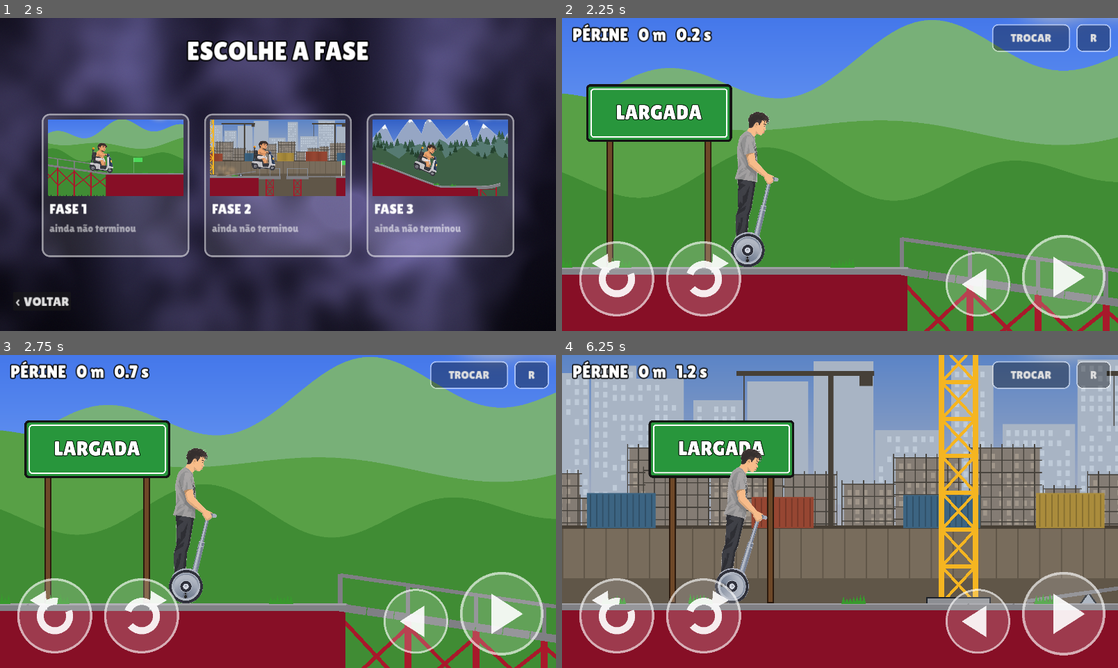
Above: before the commit, frames 1-4 (two rows, left to right).
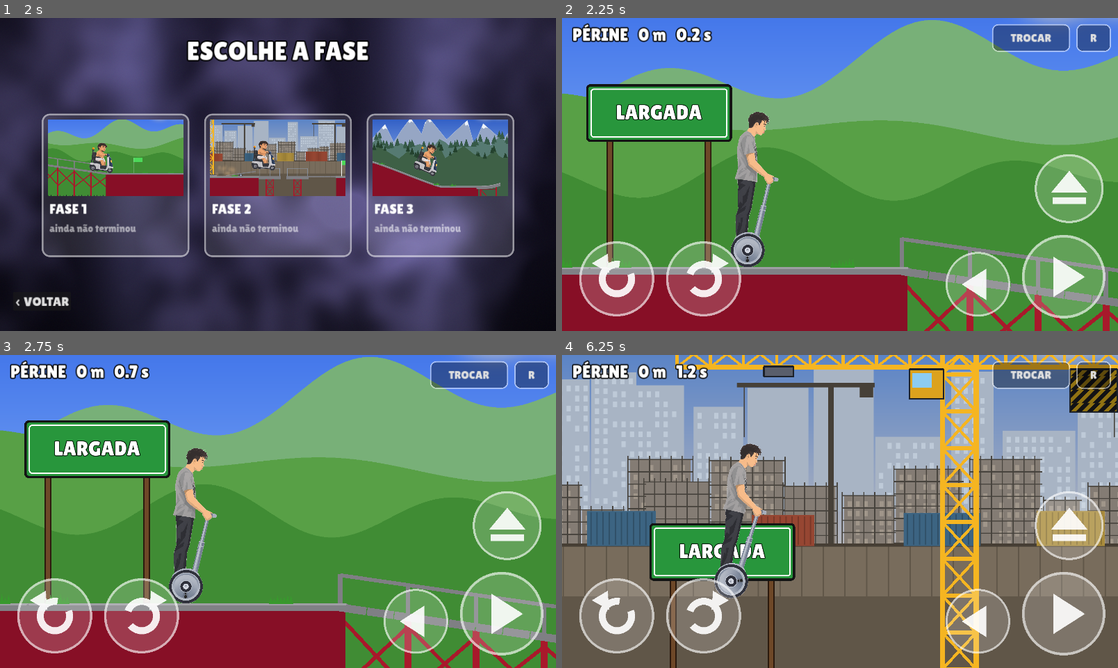
Above: after the commit, the same moments.

Repository: site-oficial-br-y/variant.agencia
Game: Godot game, scene res://levels/Abertura.tscn
The game is run twice, just before and just after one commit, with the same random seed, the same clock (stepped at 60 frames per second) and the same inputs.
Inputs (mouse positions are in pixels of both pictures, inside the frame that each line leads up to):
- Up to frame 1 (2 s): tap Enter at 0.5 s; move the mouse to (400, 158) at 0.52 s; hold D 0.53-1.25 s; hold Shift (especial, bound only after the commit) 0.53-1.25 s; tap Space (eject) at 0.6 s; click (400, 158) at 0.67 s; click (511, 290) at 1.25 s
- Up to frame 2 (2.25 s): click "FASE 1" at 2 s
- Up to frame 3 (2.75 s): no input
- Up to frame 4 (6.25 s): click "R" at 2.75 s; click "TROCAR" at 3.5 s; click (1073, 627) at 4.25 s; click "FASE 2" at 5 s; move the mouse to (728, 527) at 5.77 s; hold Left (brake) from 5.78 s (still down); tap Shift (especial, bound only after the commit) at 5.85 s; tap X at 6.05 s

Frame 1 is identical in both runs. In frame 2, 2.2% of the frame differs, in the area x 85-98%, y 43-66%; in frame 3, 2.2%; in frame 4, 49%, in the area x 0-100%, y 0-100%.

Commit message:
Bicho Ehn: Perine pula com o segway; turbo com jato de fogo na cadeira e no scooter
- Botao especial no HUD (Shift/X no teclado)
- Segway: pulo de 1500 px/s pra cima, so com a roda no chao
- Cadeira e scooter: bocal na traseira, jato de fogo em particulas, empurrao extra
- Sons sintetizados novos: pulo e turbo
- Autoteste mede altura do pulo e velocidade do turbo

Co-Authored-By: Claude Opus 5.5 <noreply@anthropic.com>
Claude-Session: https://claude.ai/code/session_014hX2KsBke7Sq6MsZDXhCCQ

Diff:
--- a/jogo-godot/actors/Player.gd
+++ b/jogo-godot/actors/Player.gd
@@ -37,6 +37,11 @@
 var v_roda_ant := Vector2.ZERO
 var montado := true
 var massa_total := 1.0
+var fogo: CPUParticles2D                 # jato do turbo (cadeira e scooter)
+var _espera_pulo := 0.0
+var _som_turbo := 0.0
+const PULO := 1500.0                     # Δv pra cima do pulo do segway (px/s de jogo)
+const TURBO := 2600.0                    # aceleração extra do turbo (px/s² de jogo)
 var morto := false
 var sangue: Sangue
 var _mat: PhysicsMaterial
@@ -181,6 +186,8 @@
 		s.position = centro_peca(k) - origem
 		chassi.add_child(s)
 
+	if not ch["auto_equilibrio"]:
+		_montar_turbo(ch)
 	boneco = Node2D.new()
 	chassi.add_child(boneco)
 	var sensor := Area2D.new()
@@ -197,6 +204,96 @@
 	sensor.body_entered.connect(_on_corpo_bateu)
 	montado = true
 
+## bocal de jato na traseira + partículas de fogo que só saem com o turbo ligado
+func _montar_turbo(ch: Dictionary) -> void:
+	var xs: Array = []
+	var ys: Array = []
+	for p in ch["poly"]:
+		xs.append(float(p[0]))
+		ys.append(float(p[1]))
+	var traseira := Vector2(xs.min() - 30.0, lerpf(ys.min(), ys.max(), 0.62)) - origem
+	var bocal := Node2D.new()
+	bocal.position = traseira
+	bocal.scale = Vector2.ONE * 1.35
+	bocal.z_index = 12
+	chassi.add_child(bocal)
+	var corpo := Polygon2D.new()
+	corpo.polygon = PackedVector2Array([Vector2(110, -46), Vector2(-40, -62), Vector2(-40, 62), Vector2(110, 46)])
+	corpo.color = Color(0.42, 0.44, 0.48)
+	bocal.add_child(corpo)
+	var aro := Polygon2D.new()
+	aro.polygon = PackedVector2Array([Vector2(-40, -62), Vector2(-62, -70), Vector2(-62, 70), Vector2(-40, 62)])
+	aro.color = Color(0.2, 0.2, 0.23)
+	bocal.add_child(aro)
+	var faixa := Polygon2D.new()
+	faixa.polygon = PackedVector2Array([Vector2(30, -52), Vector2(55, -50), Vector2(55, 50), Vector2(30, 52)])
+	faixa.color = Color(0.85, 0.2, 0.15)
+	bocal.add_child(faixa)
+	var g := Gradient.new()
+	g.set_color(0, Color(1, 1, 1, 1))
+	g.set_color(1, Color(1, 1, 1, 0))
+	var bolha := GradientTexture2D.new()
+	bolha.gradient = g
+	bolha.fill = GradientTexture2D.FILL_RADIAL
+	bolha.fill_from = Vector2(0.5, 0.5)
+	bolha.fill_to = Vector2(1.0, 0.5)
+	bolha.width = 64
+	bolha.height = 64
+	fogo = CPUParticles2D.new()
+	fogo.texture = bolha
+	fogo.position = Vector2(-66, 0)
+	fogo.amount = 220
+	fogo.lifetime = 0.4
+	fogo.local_coords = false
+	fogo.direction = Vector2.LEFT
+	fogo.spread = 9.0
+	fogo.gravity = Vector2(0, -300)
+	fogo.initial_velocity_min = 1500.0
+	fogo.initial_velocity_max = 2300.0
+	fogo.scale_amount_min = 2.4
+	fogo.scale_amount_max = 4.4
+	var rampa := Gradient.new()
+	rampa.offsets = PackedFloat32Array([0.0, 0.18, 0.45, 0.75, 1.0])
+	rampa.colors = PackedColorArray([Color(1, 1, 0.85, 1), Color(1, 0.85, 0.2, 1), Color(1, 0.4, 0.05, 0.95),
+		Color(0.55, 0.12, 0.05, 0.6), Color(0.25, 0.25, 0.25, 0.0)])
+	fogo.color_ramp = rampa
+	var tam := Curve.new()
+	tam.add_point(Vector2(0, 0.6))
+	tam.add_point(Vector2(0.3, 1.0))
+	tam.add_point(Vector2(1, 1.6))
+	fogo.scale_amount_curve = tam
+	fogo.emitting = false
+	fogo.z_index = 11
+	bocal.add_child(fogo)
+
+func _no_chao() -> bool:
+	var r: float = (roda_motriz.get_child(0).shape as CircleShape2D).radius
+	var q := PhysicsRayQueryParameters2D.create(roda_motriz.global_position, roda_motriz.global_position + Vector2(0, r + 70.0), 0b0001)
+	return not get_world_2d().direct_space_state.intersect_ray(q).is_empty()
+
+## botão especial: Périne pula com o segway; Gabriel e Gian ligam o turbo
+func _especial(ch: Dictionary, delta: float) -> void:
+	_espera_pulo -= delta
+	if ch["auto_equilibrio"]:
+		if Input.is_action_just_pressed("especial") and _espera_pulo <= 0.0 and _no_chao():
+			_espera_pulo = 0.5
+			for rb in [chassi] + rodas:
+				(rb as RigidBody2D).apply_central_impulse(Vector2(0, -PULO) * (rb as RigidBody2D).mass)
+			Audio.tocar("pulo")
+		return
+	var ligado := Input.is_action_pressed("especial")
+	if fogo:
+		fogo.emitting = ligado
+	if not ligado:
+		_som_turbo = 0.0
+		return
+	if chassi.linear_velocity.length() < float(ch["vmax"]) * velocidade * 1.9:
+		chassi.apply_central_force(Vector2.RIGHT.rotated(chassi.rotation) * massa_total * TURBO)
+	_som_turbo -= delta
+	if _som_turbo <= 0.0:
+		_som_turbo = 0.9
+		Audio.tocar("turbo", 0.9, 0.04)
+
 func _centroide(pts: PackedVector2Array) -> Vector2:
 	var area := 0.0
 	var c := Vector2.ZERO
@@ -218,13 +315,14 @@
 		soltar_ragdoll.call_deferred(_vel(), false)
 
 # ---------- controle ----------
-func _physics_process(_delta: float) -> void:
+func _physics_process(delta: float) -> void:
 	if Input.is_action_just_pressed("eject"):
 		soltar_ragdoll(_vel(), true)
 	if Input.is_action_just_pressed("reset"):
 		get_tree().reload_current_scene()
 	if montado:
 		_dirigir()
+		_especial(D["chassi"], delta)
 	else:
 		_checar_pancadas()
 
@@ -282,6 +380,8 @@
 		return
 	montado = false
 	Audio.motor(false)
+	if fogo:
+		fogo.emitting = false
 	var rot := chassi.global_rotation
 	for corpo in D["piloto"]:
 		var base := centro_peca(corpo)          # origem do corpo = centro da peça de mesmo nome
--- a/jogo-godot/autoload/Audio.gd
+++ b/jogo-godot/autoload/Audio.gd
@@ -3,7 +3,7 @@
 ## e o ronco do motor em loop, cujo tom acompanha a velocidade.
 
 const SONS := ["clique", "confirma", "impacto_leve", "impacto_forte", "osso", "splat",
-	"caixa", "metal", "checkpoint", "vitoria", "morte"]
+	"caixa", "metal", "checkpoint", "vitoria", "morte", "pulo", "turbo"]
 const VOZES := 10
 
 var _streams: Dictionary = {}
--- a/jogo-godot/autoload/Game.gd
+++ b/jogo-godot/autoload/Game.gd
@@ -21,6 +21,7 @@
 	"lean_fwd":   [KEY_DOWN, KEY_S],
 	"lean_back":  [KEY_UP, KEY_W],
 	"eject":      [KEY_SPACE],
+	"especial":   [KEY_SHIFT, KEY_X],          # Périne pula; Gabriel e Gian ligam o turbo
 	"reset":      [KEY_R],
 }
 
--- a/jogo-godot/levels/Main.gd
+++ b/jogo-godot/levels/Main.gd
@@ -762,6 +762,8 @@
 		[_toque("gira_frente", Vector2.ZERO, 180, "lean_fwd"), func(v: Vector2) -> Vector2: return Vector2(236, v.y - 210)],
 		[_toque("re", Vector2.ZERO, 155, "brake"), func(v: Vector2) -> Vector2: return Vector2(v.x - 400, v.y - 185)],
 		[_toque("gas", Vector2.ZERO, 200, "accelerate"), func(v: Vector2) -> Vector2: return Vector2(v.x - 225, v.y - 225)],
+		[_toque("pula" if Game.personagem == "segway" else "turbo", Vector2.ZERO, 165, "especial"),
+			func(v: Vector2) -> Vector2: return Vector2(v.x - 195, v.y - 410)],
 		[_botao("R", Vector2.ZERO, Vector2(80, 64), "reset"), func(v: Vector2) -> Vector2: return Vector2(v.x - 96, 14)],
 		[_botao("TROCAR", Vector2.ZERO, Vector2(180, 64), "menu"), func(v: Vector2) -> Vector2: return Vector2(v.x - 290, 14)],
 	]
@@ -855,6 +857,7 @@
 	var rot_drive := absf(player.chassi.rotation)
 	print("[DRIVE] avancou dx=%.1f  rotacao=%.3f" % [dx, rot_drive])
 
+	await _testar_especial()
 	player.soltar_ragdoll(player.chassi.linear_velocity, true)
 	await _esperar(1.3)
 	var vmax := 0.0
@@ -878,6 +881,39 @@
 		and sangue.manchas.size() > 10 and not player.juntas.has("braco") and not player.corpos.has("cabeca") and player.morto
 	print("[RESULTADO] ", "PASS" if ok else "FALHA")
 	get_tree().quit()
+
+## botão especial: pulo do segway sobe de verdade; turbo passa da velocidade máxima
+func _testar_especial() -> void:
+	var ch: Dictionary = player.D["chassi"]
+	if ch["auto_equilibrio"]:
+		await _esperar(1.0)
+		var y0 := player.chassi.global_position.y
+		Input.action_press("especial")
+		await get_tree().physics_frame
+		await get_tree().physics_frame
+		Input.action_release("especial")
+		var topo := y0
+		for k in 60:
+			await get_tree().physics_frame
+			topo = minf(topo, player.chassi.global_position.y)
+			if k == 22 and "fotos" in OS.get_cmdline_user_args():
+				await _captura("pulo_" + Game.personagem)
+		print("[ESPECIAL] pulo subiu %.0f px (montado=%s)" % [y0 - topo, player.montado])
+	else:
+		Input.action_press("accelerate")
+		await _esperar(1.0)
+		var v0 := player.chassi.linear_velocity.length()
+		Input.action_press("especial")
+		var vmax_t := 0.0
+		for k in 50:
+			await get_tree().physics_frame
+			vmax_t = maxf(vmax_t, player.chassi.linear_velocity.length())
+			if k == 25 and "fotos" in OS.get_cmdline_user_args():
+				await _captura("turbo_" + Game.personagem)
+		print("[ESPECIAL] turbo: %.0f -> %.0f px/s, fogo=%s" % [v0, vmax_t, player.fogo.emitting])
+		Input.action_release("especial")
+		Input.action_release("accelerate")
+		await _esperar(1.0)
 
 func _esperar(s: float) -> void:
 	await get_tree().create_timer(s).timeout
Not shown, added: jogo-godot/assets/audio/sfx/pulo.wav.import
Not shown, added: jogo-godot/assets/audio/sfx/turbo.wav.import
Binary file added: jogo-godot/assets/ui/turbo.png
Not shown, added: jogo-godot/assets/ui/turbo.png.import
Not shown, added: jogo-godot/assets/audio/sfx/pulo.wav
Not shown, added: jogo-godot/assets/audio/sfx/turbo.wav
Not shown, changed: rodas/godot/index.html
Not shown, changed: rodas/godot/index.pck
